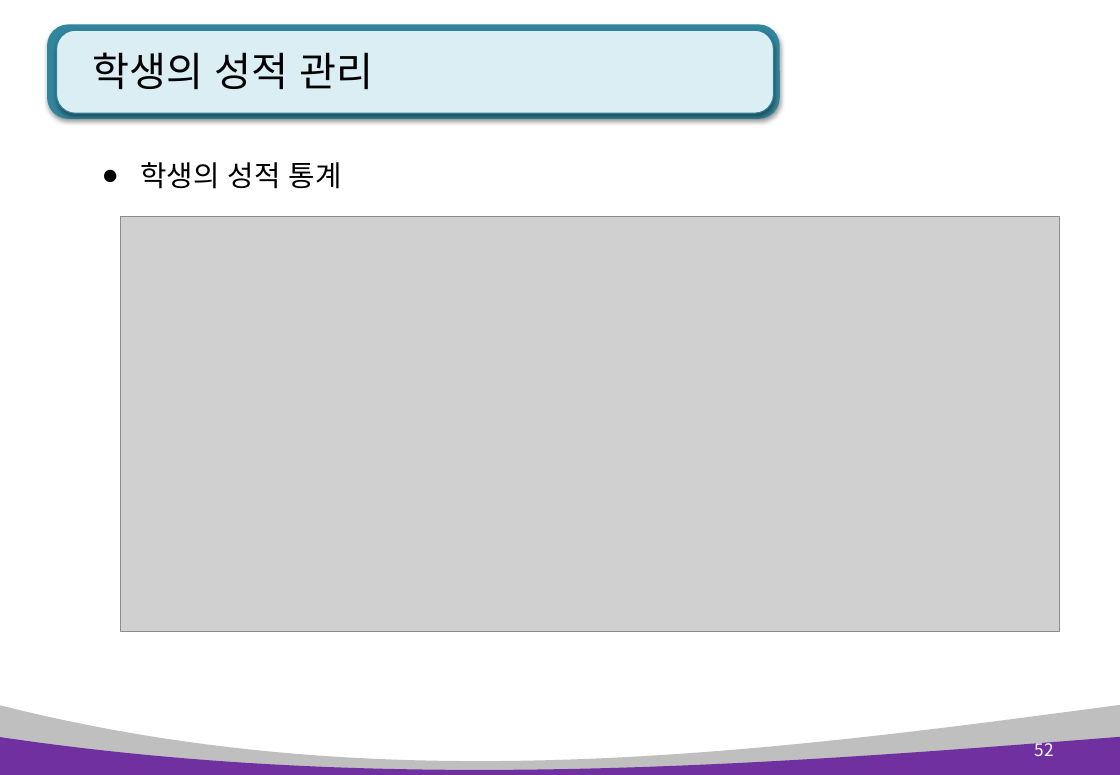
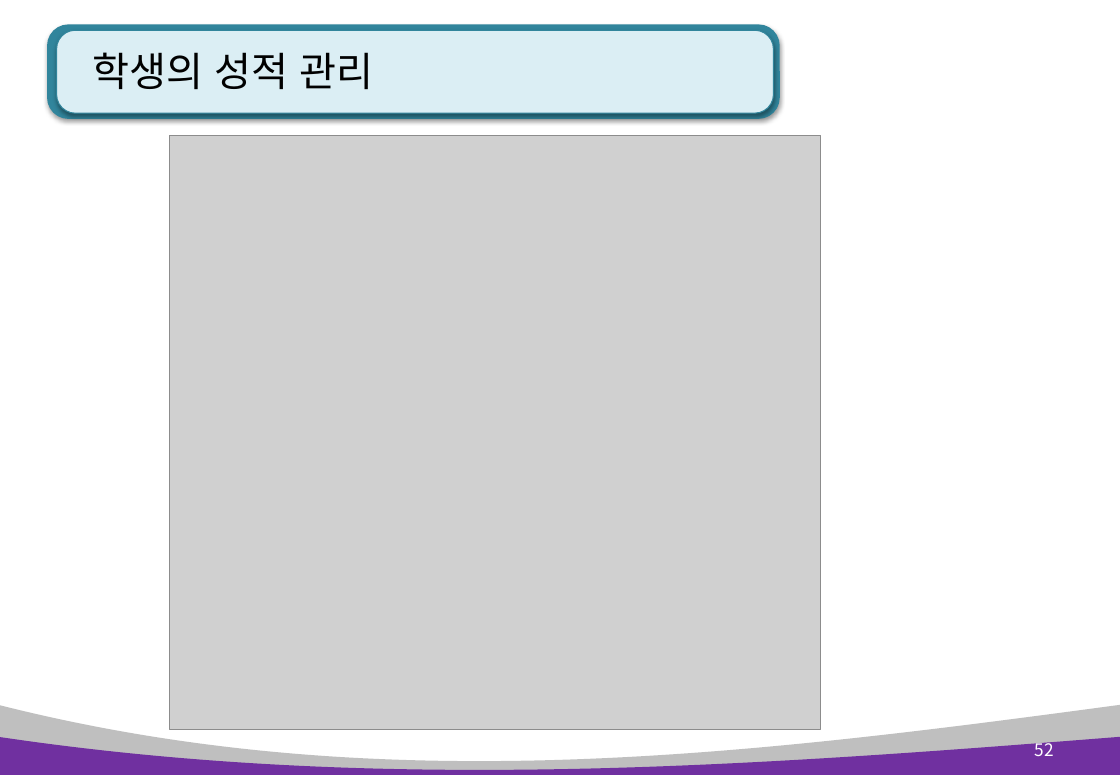
Before and after one commit to kiyongee2/green_pyworks, a slide deck: slide 52 of python_ppt_2023/Python 4장. 리스트, 튜플, 딕셔너리.pptx. Drawn at 1120x775 pixels with LibreOffice and Linux fonts; fonts in the diff are those of the drawing; grey boxes stand for pictures. Boxes give left, top, right and bottom in pixels: in the first picture for what was removed or moved away, otherwise in the second. Text is boxed around its words. In the diff, an @@ line names an element or a change of style, - is before the commit and + after.

```diff
--- a/python_ppt_2023/Python 4장. 리스트, 튜플, 딕셔너리.pptx
+++ b/python_ppt_2023/Python 4장. 리스트, 튜플, 딕셔너리.pptx
@@ picture: place and size @@
-picture at (120,217,1059,633)
+picture at (170,135,821,730)
@@ text removed at (141,162,342,189) @@
-● 학생의 성적 통계
```
Also in this commit, not shown: 3 other slides changed, 24 other files.
